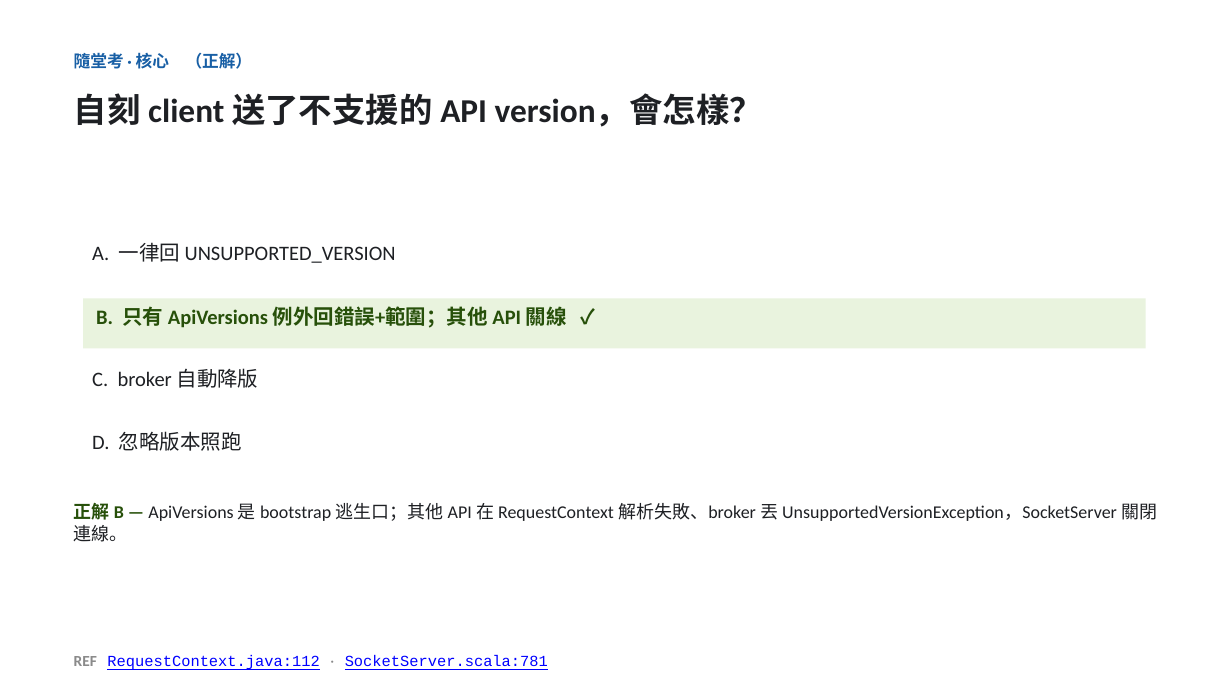
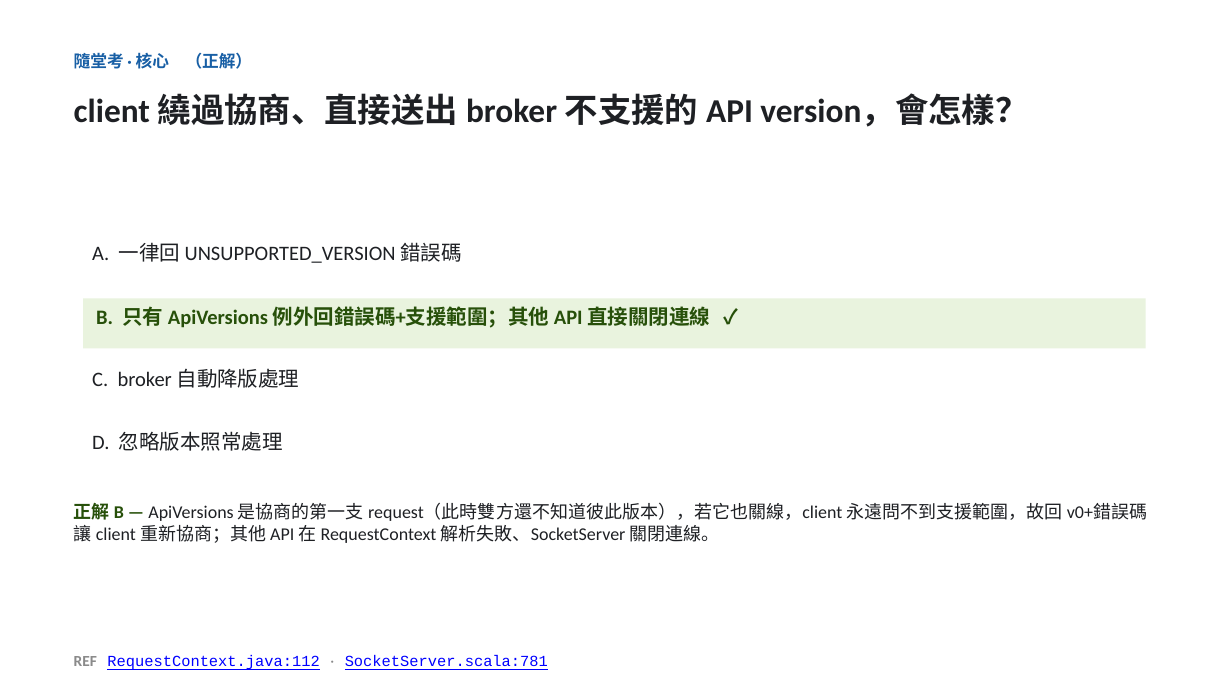
Before and after one commit to unknowntpo/kafka, a slide deck: slide 14 of study/version-control/kafka-version-negotiation.pptx. Drawn at 1232x693 pixels with LibreOffice and Linux fonts; fonts in the diff are those of the drawing. Boxes give left, top, right and bottom in pixels: in the first picture for what was removed or moved away, otherwise in the second. Text is boxed around its words. In the diff, an @@ line names an element or a change of style, - is before the commit and + after.

Commit message:
study(version-control): 套用 Eric round-2 review（10 條）＋修正一個事實錯誤
- 重大更正：replication 路徑不送 ApiVersionsRequest（BrokerBlockingSender discoverBrokerVersions=false）；
  broker→controller/KRaft 為 true——原「三條線都先握手」陳述有誤，deck/outline/rpc doc 同步更正
- 術語精確化：不用「握手」（非 Kafka 用語）改「送 ApiVersionsRequest 查詢」；「能力世代」→ finalized feature level；
  「能力」→ supported versions；「複製」→ partition replication；「自刻」→ 繞過協商直接送出；「關線」→ 關閉連線
- 點題改「生產環境資料主幹道不能停機」；動機 client 例子具體化（IoT/車載/batch job）
- 截斷 2.1 標明雙向要求；隨堂考正解補「ApiVersions 為何是例外」的解釋
- review 記錄存 review-eric-round2.md

```diff
--- a/study/version-control/kafka-version-negotiation.pptx
+++ b/study/version-control/kafka-version-negotiation.pptx
@@ text at <box>74,93,1028,127</box>: text changed @@
-自刻 client 送了不支援的 API version，會怎樣？
+client 繞過協商、直接送出 broker 不支援的 API version，會怎樣？
@@ text at <box>92,242,461,263</box>: text changed @@
-A. 一律回 UNSUPPORTED_VERSION
+A. 一律回 UNSUPPORTED_VERSION 錯誤碼
@@ text in rectangle at <box>96,304,710,330</box>: text changed @@
-B. 只有 ApiVersions 例外回錯誤+範圍；其他 API 關線 ✓
+B. 只有 ApiVersions 例外回錯誤碼+支援範圍；其他 API 直接關閉連線 ✓
@@ text at <box>92,368,300,388</box>: text changed @@
-C. broker 自動降版
+C. broker 自動降版處理
@@ text at <box>92,431,283,451</box>: text changed @@
-D. 忽略版本照跑
+D. 忽略版本照常處理
@@ text at <box>74,503,1147,543</box>: text changed @@
-正解 B — ApiVersions 是 bootstrap 逃生口；其他 API 在 RequestContext 解析失敗、broker 丟 UnsupportedVersionException，SocketServer 關閉連線。
+正解 B — ApiVersions 是協商的第一支 request（此時雙方還不知道彼此版本），若它也關線，client 永遠問不到支援範圍，故回 v0+錯誤碼讓 client 重新協商；其他 API 在 RequestContext 解析失敗、SocketServer 關閉連線。
```
Also in this commit, not shown: 10 other slides changed, 10 other files.
